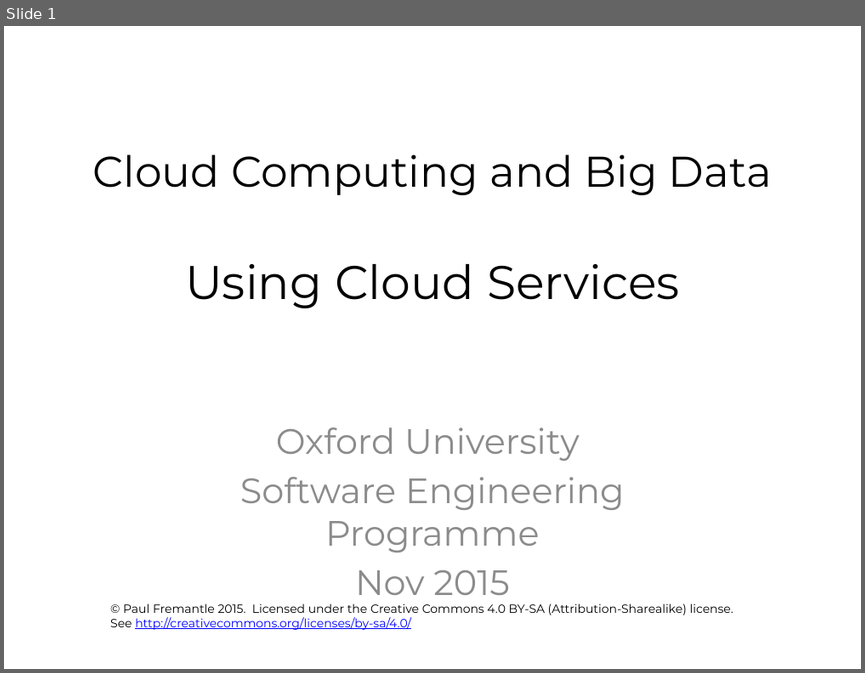
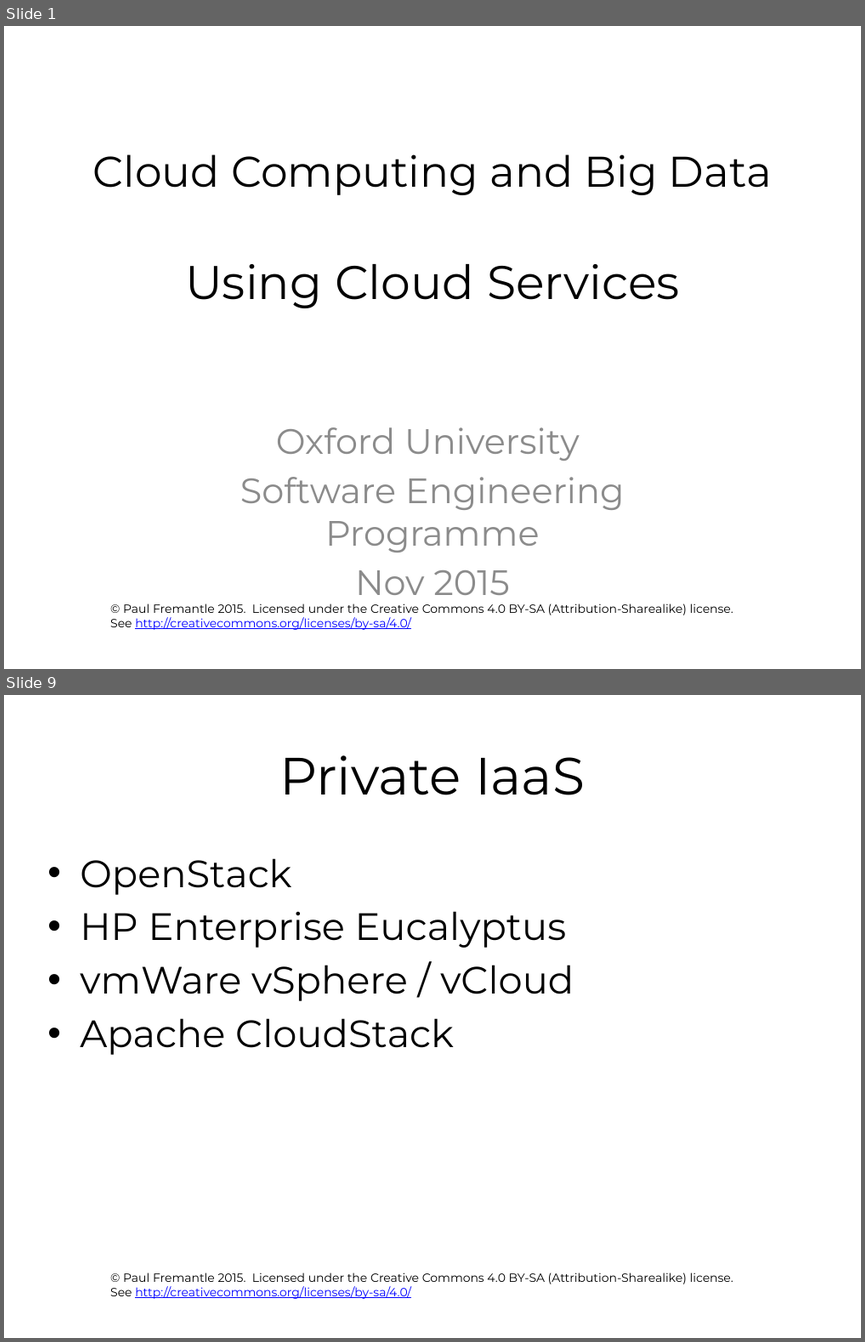
Before and after one commit to pzfreo/ox-clo, a slide deck: pres-source/02-using-cloud-services.pptx. Shown one above the other, each under a label of ours: slide 1 before the commit, slides 1 and 9 after it; the slides between them are not shown. The pictures are 865x673 and 865x1342 pixels, drawn with LibreOffice and Linux fonts; fonts in the diff are those of the drawing; background and template pictures are left out. Boxes give left, top, right and bottom in pixels: in the first picture for what was removed or moved away, otherwise in the second. Text is boxed around its words. In the diff, an @@ line names an element or a change of style, - is before the commit and + after.

```diff
--- a/pres-source/02-using-cloud-services.pptx
+++ b/pres-source/02-using-cloud-services.pptx
@@ slide 9 added at bbox=[4, 695, 861, 1338], background #FFFFFF; not listed: 1 template element that a slide beside it also shows @@
@@ title added at bbox=[279, 755, 585, 795], 44 pt, text #000000 @@
+Private IaaS
@@ text added at bbox=[80, 858, 574, 1055], 32 pt, text #000000 @@
+• OpenStack
+• HP Enterprise Eucalyptus
+• vmWare vSphere / vCloud
+• Apache CloudStack
```
Also in this commit, not shown: 1 slide changed, 18 other slides added, 1 slide removed.
